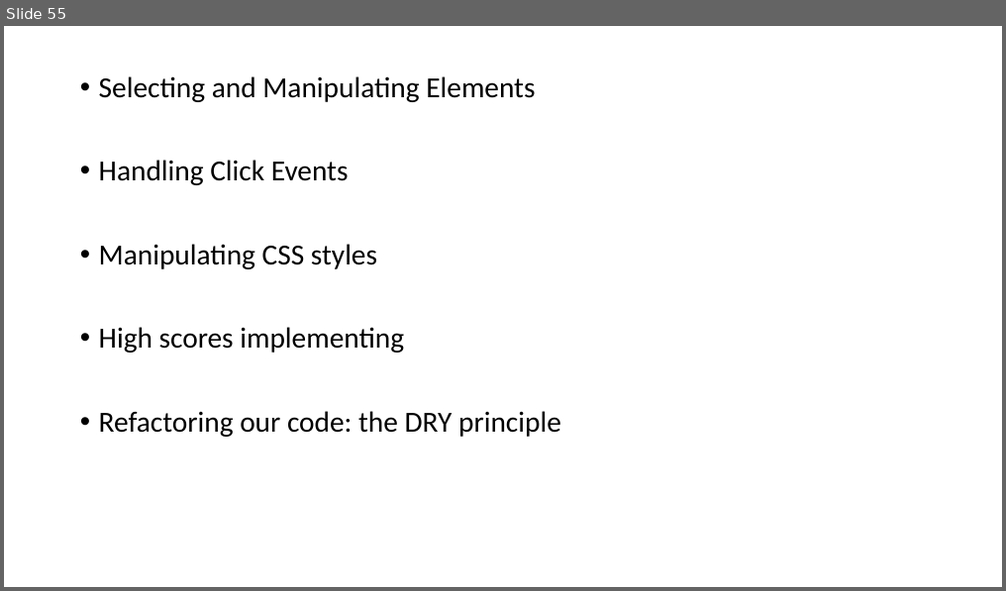
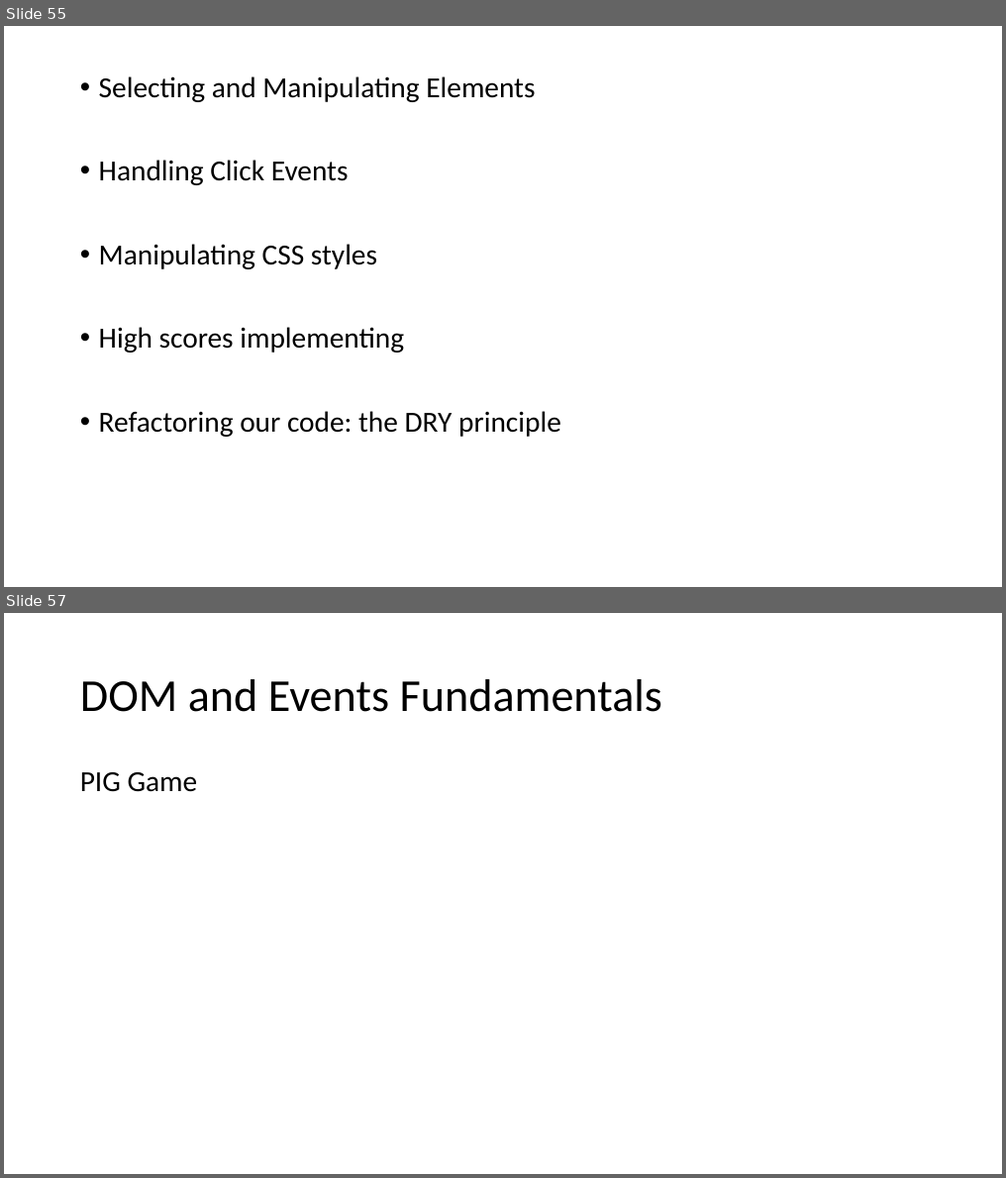
Before and after one commit to PiyushChaturvedii/Batch05, a slide deck: JavaScript.pptx. Shown one above the other, each under a label of ours: slide 55 before the commit, slides 55 and 57 after it; the slides between them are not shown. The pictures are 1006x591 and 1006x1178 pixels, drawn with LibreOffice and Linux fonts; fonts in the diff are those of the drawing. Boxes give left, top, right and bottom in pixels: in the first picture for what was removed or moved away, otherwise in the second. Text is boxed around its words. In the diff, an @@ line names an element or a change of style, - is before the commit and + after.

```diff
--- a/JavaScript.pptx
+++ b/JavaScript.pptx
@@ slide 57 added at (4, 613, 1002, 1174), background #FFFFFF @@
@@ title added at (80, 679, 662, 712), 44 pt, text #000000 @@
+DOM and Events Fundamentals
@@ text added at (80, 772, 198, 792), 28 pt, text #000000 @@
+PIG Game
```
Also in this commit, not shown: 3 other slides added, 1 slide removed, 14 other files.
